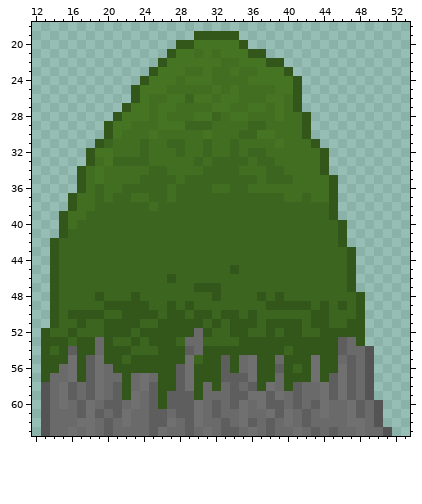
Two versions of one pixel-art sprite, Assets/Textures/Forest/Rocks/Rock_2.png. The picture above is the old version.
The file is 64x64 pixels. Colours within 5 levels of each other are drawn and written as one. Shown: x 12..53, y 18..63.
The result:
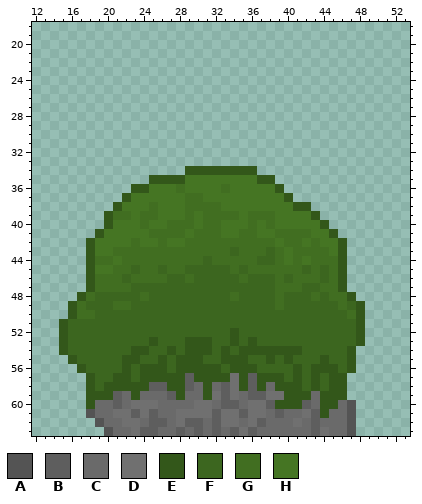
Palette (. is transparent): A #545454  B #5e5e5e  C #6a6a6a  D #707070  E #33571a  F #3c661f  G #416e21  H #457523
Edits made:
Changed rows in their new state; - is an unchanged pixel.
first column x 13:
19 -----------------.....-----------------
20 ---------------........----------------
21 --------------...........--------------
22 -------------..............------------
23 ------------................-----------
24 -----------..................----------
25 ----------...................----------
26 ----------...................----------
27 ---------....................----------
28 --------......................---------
29 -------.......................---------
30 -------.......................---------
31 ------.........................--------
32 -----...........................-------
33 -----...........................-------
34 ----............EEEEEEEE........-------
35 ----........EEEEHHHHHHHHEE.......------
36 ----......EEHHHGHHHH-HHHHHE......------
37 ---......EHHHHHHGGHHHHHHHHHE.....------
38 ---.....EHHH-HHHGGGGHHHHHHHHEE...------
39 --.....EGGHGGHHHGHGGGGHGGGHHHHE..------
40 --.....EHHHGHHGGGHGGHHHGHGHHHHHE..-----
41 --....EHHHHHGGGGHGGGHHGGHHGGGGHHE.-----
42 -....EHHHHGHHGHHGGGGGGGGGGHGGHGHH------
43 -....EHHGGGGGGGGGGGGG-GGG-GHGGGGHE.----
44 -....EGGHGGGGGGGGG-GGGGG--GHGHGGGE.----
45 -....EHHGG-GG-GG-----G-GGGGGG-G-GE.----
46 -....EGGG-GGGGF-G-----G---G-GGG-GE.----
47 -....EGGGG-------FFF------GGG--GGE.----
48 -...EGF---FG-------F-G--F-G---G-GGE.---
49 -..EG--FGGFF--F-F--------FGFFF-F-G-----
50 -..-GGF--FFFF-FF-FF-FF-F------FF--G----
51 -.E-F--FFFF--FFFFF-F-FFF-FFFF-FF--F----
52 ..EF---FFF-FFFFFFFF---F--F-FF--FFFF----
53 ..--FFFF--F--FF-EEE--EF-FFFFFFFFFFF----
54 ..-FFFFFFFEE-F-FEE-F-F-----E-FFFFFE..--
55 ...EFFFFFE-FF-F-EEFFE-EFF-F-FFF-FFE..--
56 ....-FFFF-F---FEE---F-EEFFFFEFE--FE..--
57 .....EFFE-FEE--EB---EDEB--EF-FEFEE...--
58 .....EFEE-EE-B-EBCECBDE--CE-EFEFEE...--
59 .....EEE-CE-CC-ECCEDBDCBBD-EEE-EEE...--
60 .....E-C---DDCCCC-DCB-CD--EEEBCEE-A...-
61 .....AC-D-BD-C-DD-D-DDBDDC-C-DBE--A...-
62 ......AC--D---CD-B-BDDCDBC-CDCB---A...-
63 .......A--DB-C-BCBCBC-DB-C--C--DC-A....
